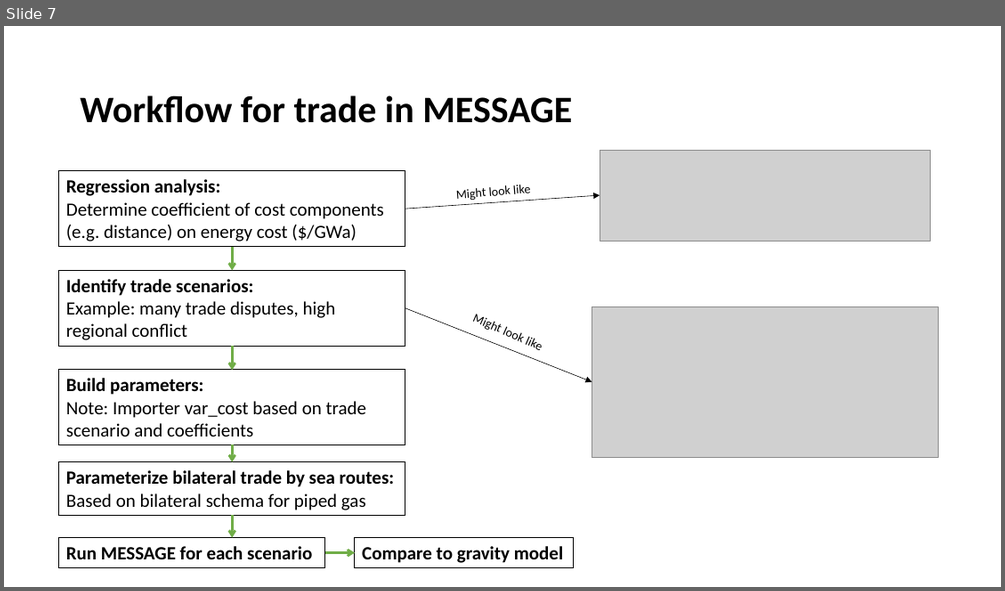
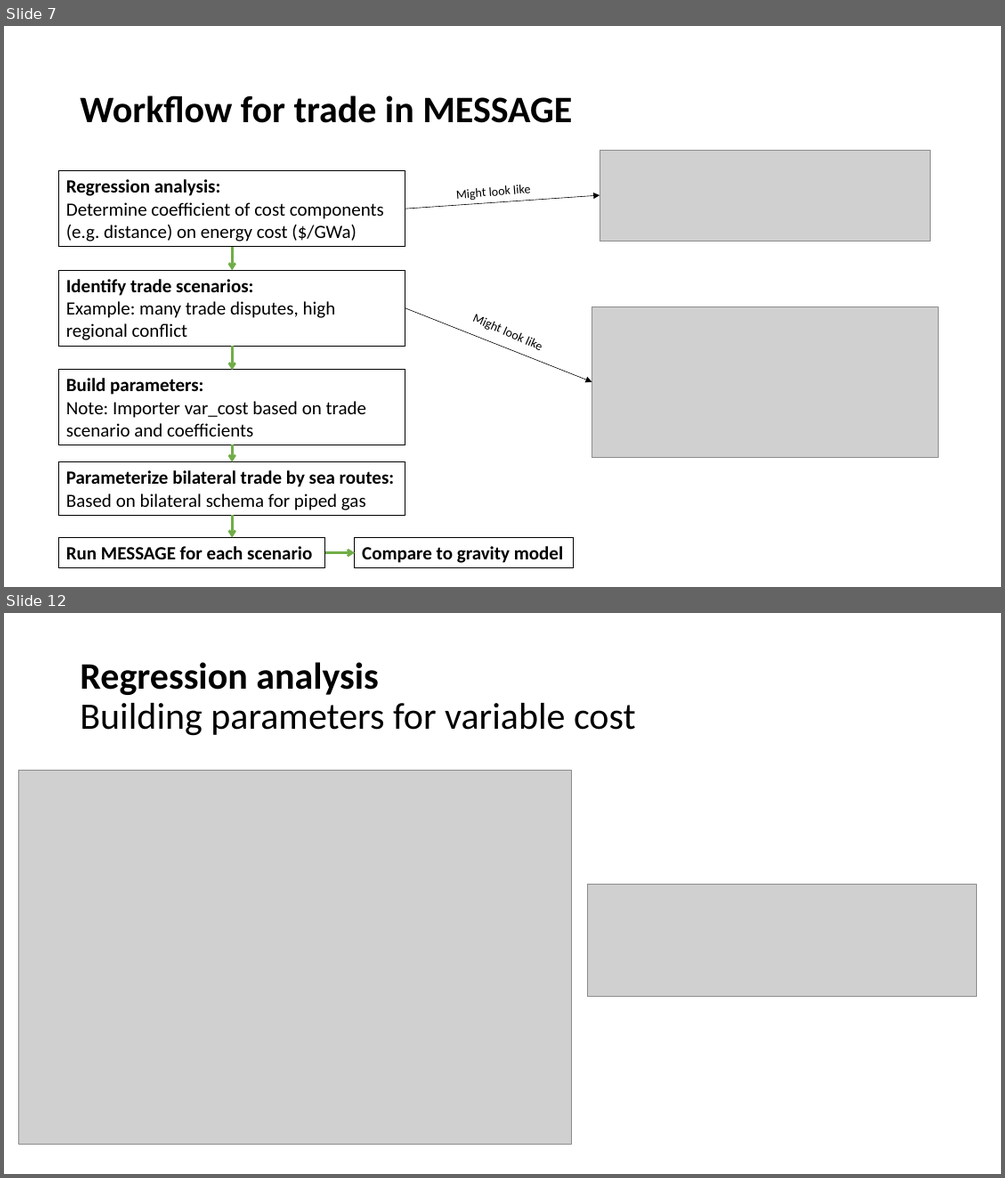
Before and after one commit to junukitashepard/message_trade, a slide deck: presentations/Update_2019-07-2.pptx. Shown one above the other, each under a label of ours: slide 7 before the commit, slides 7 and 12 after it; the slides between them are not shown. The pictures are 1005x591 and 1005x1178 pixels, drawn with LibreOffice and Linux fonts; fonts in the diff are those of the drawing; grey boxes stand for pictures. Boxes give left, top, right and bottom in pixels: in the first picture for what was removed or moved away, otherwise in the second. Text is boxed around its words. In the diff, an @@ line names an element or a change of style, - is before the commit and + after.

Commit message:
Update powerpoint and finish building initial parameters, compile df of var_cost

```diff
--- a/presentations/Update_2019-07-2.pptx
+++ b/presentations/Update_2019-07-2.pptx
@@ slide 12 added at (x1=4, y1=613, x2=1001, y2=1174), background #FFFFFF @@
@@ title added at (x1=80, y1=662, x2=636, y2=736), 36 pt, text #000000 @@
+Regression analysis
+Building parameters for variable cost
@@ picture added at (x1=19, y1=770, x2=573, y2=1144) @@
@@ picture added at (x1=587, y1=884, x2=976, y2=997) @@
```
Also in this commit, not shown: 4 slides changed, 2 other slides added, 2 slides removed, 25 other files.
